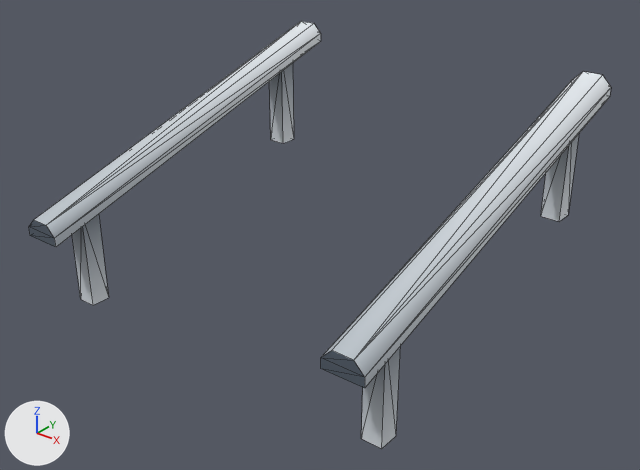
Two versions of the glTF model client/public/assets/kenney-station/stairs-handrail.glb, one commit apart.
Before and after are seen from a 50 mm camera at (1.257, -1.574, 1.152) aimed at (0.024, -0.033, 0.197). The axes (+X, +Y, +Z) are drawn at lower left. The lights are the same throughout. The older version comes first. Mesh edges are drawn as thin lines. Where no turn or scale is listed for an object, it has been applied to the vertices. Vertices at exactly the same position are counted once.

Names of what the first picture shows: 'stairs-handrail'.
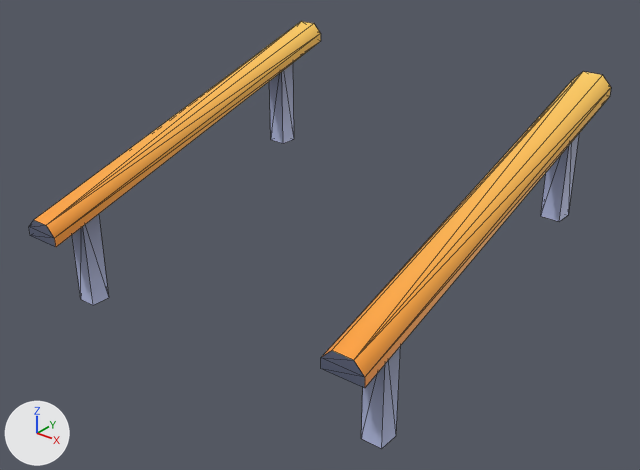
Patch to the scene script:
```diff
--- a/client/public/assets/kenney-station/stairs-handrail.glb.py
+++ b/client/public/assets/kenney-station/stairs-handrail.glb.py
@@ me_stairs_handrail @@
 me_stairs_handrail.from_pydata(...)  # 56 vertices, 72 faces; spans x -0.5..0.5, y -0.5..0.5, z -0.281..0.281
 # used by ob_stairs_handrail; location = (0.0, 0.0, 0.281)
+# me_stairs_handrail part 1: 20 faces centred in x -0.467..0.467, y -0.5..0.5, z -0.061..0.273 are repainted in the vertex colours; the middle colour goes from greyish blue #606c78 to greyish blue #6e738b
+# me_stairs_handrail part 2: 20 faces centred in x -0.5..0.5, y -0.167..0.167, z 0.039..0.181 are repainted in the vertex colours; the middle colour goes from light grey #d3d9df to orange #ffb54a
+# me_stairs_handrail part 3: 16 faces centred in x -0.475..0.475, y -0.4..0.4, z -0.195..0.03 are repainted in the vertex colours; the middle colour goes from white #dde3e9 to blue #bfc8f0
+# me_stairs_handrail part 4: 16 faces centred in x -0.475..0.475, y -0.4..0.4, z -0.11..0.115 are repainted in the vertex colours; the middle colour goes from greyish blue #6c7885 to greyish blue #7d829a
 me_stairs_handrail.materials.append(mat_defaultmaterial)
```

Boxes (x1, y1, x2, y2) around the edits, measured in the pictures (640 x 470 px):
part 1 of me_stairs_handrail, recoloured
    both: (32, 220, 365, 388)
part 2 of me_stairs_handrail, recoloured
    both: (34, 21, 611, 387)
part 3 of me_stairs_handrail, recoloured
    both: (81, 71, 571, 449)
part 4 of me_stairs_handrail, edited (looks the same)
    both: (72, 63, 579, 438)
